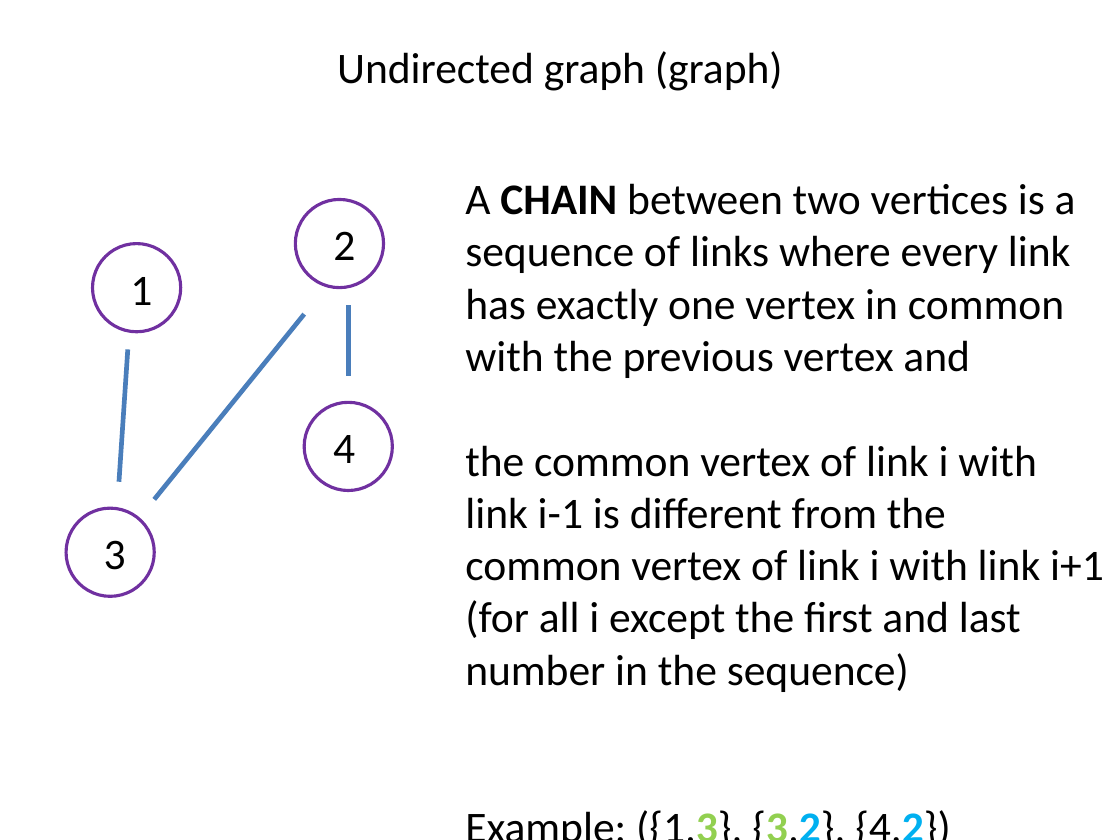
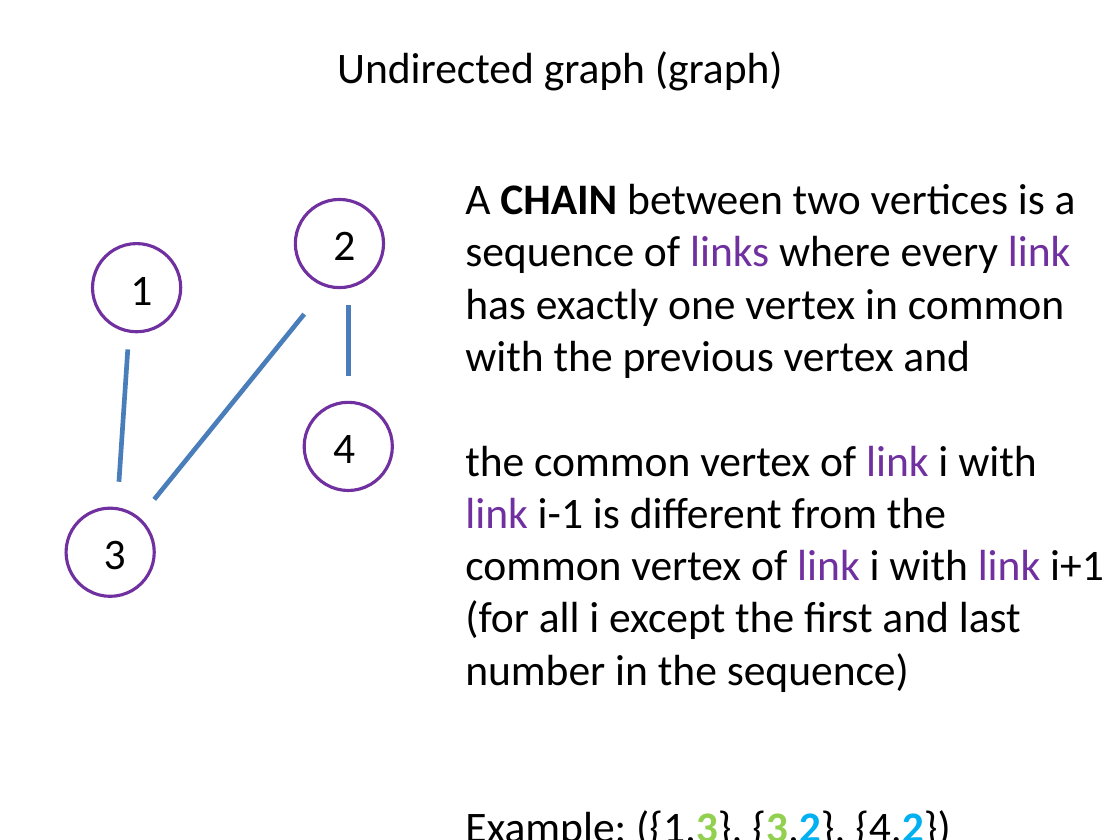
Before and after one commit to SteinbergOB/GraphAlgorithms_en, a slide deck: slide 30 of Presentation/Lection 0.pptx (slide 29 before the commit). Drawn at 1120x840 pixels with LibreOffice and Linux fonts; fonts in the diff are those of the drawing. Boxes give left, top, right and bottom in pixels: in the first picture for what was removed or moved away, otherwise in the second. Text is boxed around its words. In the diff, an @@ line names an element or a change of style, - is before the commit and + after.

```diff
--- a/Presentation/Lection 0.pptx
+++ b/Presentation/Lection 0.pptx
@@ text at bbox=[465, 183, 1104, 581]: text colour #000000 to #7030A0 in "links link", "link", "link", "link link" @@
```
Also in this commit, not shown: 15 other slides changed, 7 slides added, 2 slides removed, 1 other file.
